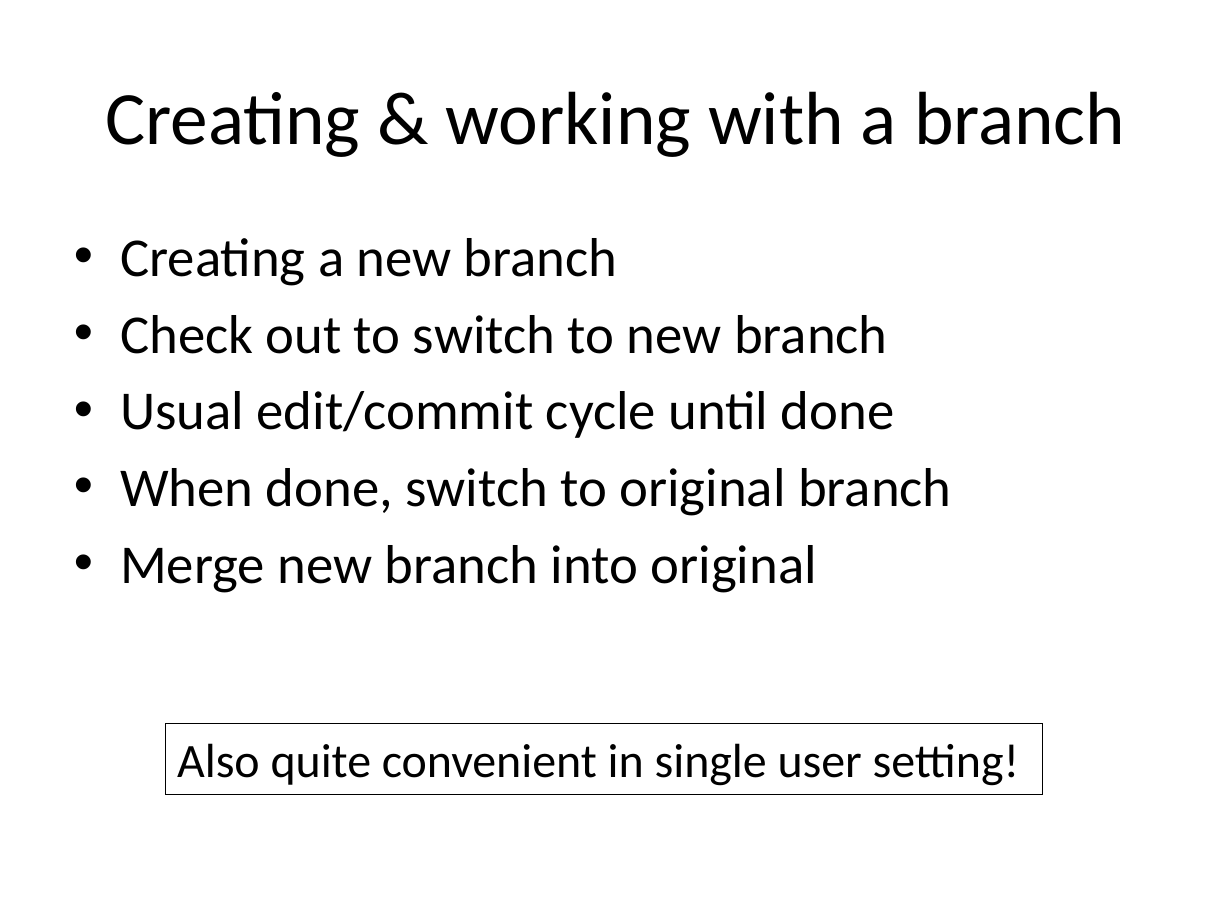
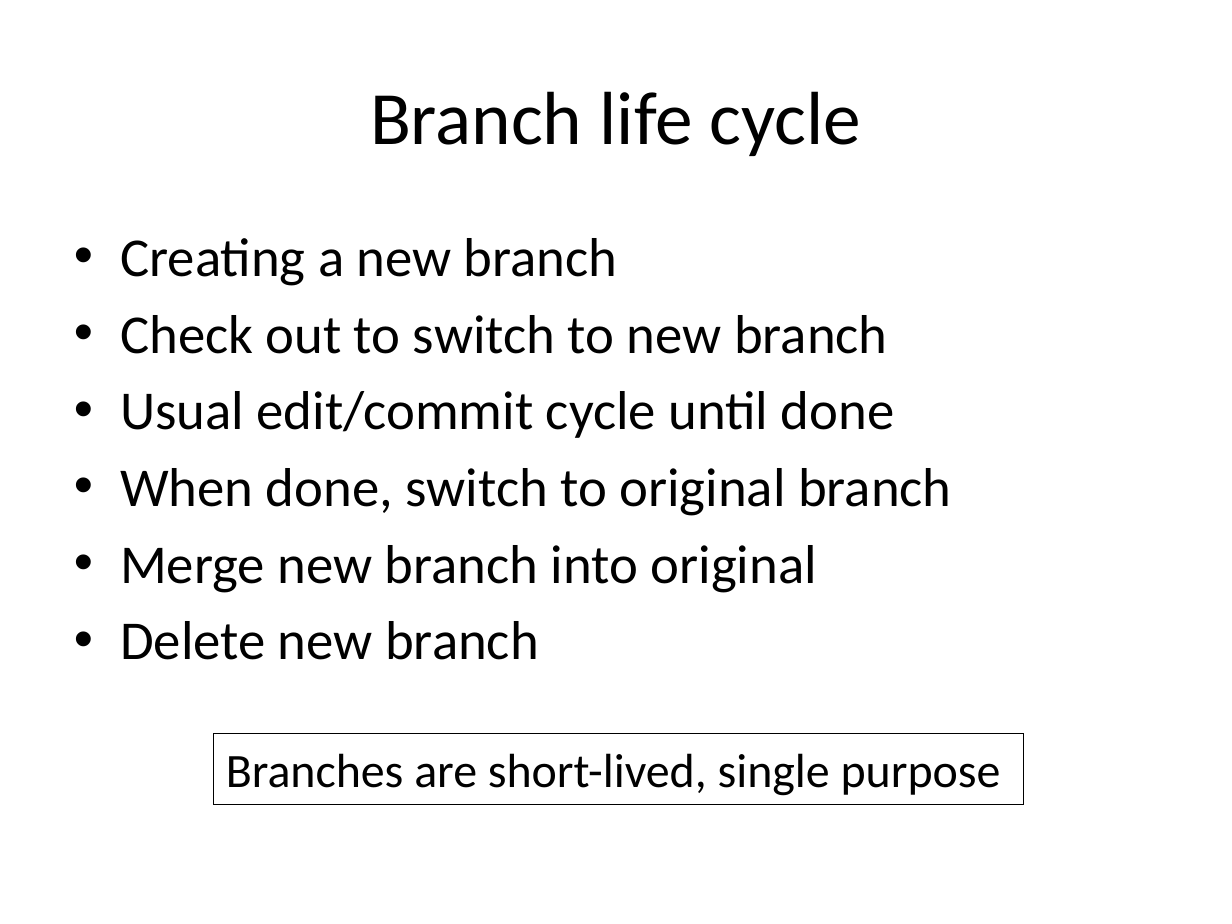
Before and after one commit to gjbex/training-material, a slide deck: slide 38 of LinuxTools/VersionControl/version_control_git.pptx (slide 36 before the commit). Drawn at 1232x924 pixels with LibreOffice and Linux fonts; fonts in the diff are those of the drawing. Boxes give left, top, right and bottom in pixels: in the first picture for what was removed or moved away, otherwise in the second. Text is boxed around its words. In the diff, an @@ line names an element or a change of style, - is before the commit and + after.

```diff
--- a/LinuxTools/VersionControl/version_control_git.pptx
+++ b/LinuxTools/VersionControl/version_control_git.pptx
@@ title at box(370, 91, 861, 156): text changed @@
-Creating & working with a branch
+Branch life cycle
@@ text at box(120, 621, 539, 660): paragraph added @@
+• Delete new branch
@@ rectangle removed at box(165, 724, 1044, 795) @@
-Also quite convenient in single user setting!
@@ rectangle added at box(213, 733, 1023, 803), outline #000000 0.75 pt, 28 pt, text #000000 @@
+Branches are short-lived, single purpose
```
Also in this commit, not shown: 14 other slides changed, 3 slides added.
